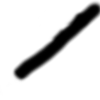
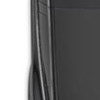
The second 100 × 100 image is a revision of the first. Changes to its layers:
added layer "Pasted Layer" above "ldoor.png" over [left=11, top=0, right=100, bottom=100]
painted on "ldoor.png" over [left=11, top=0, right=100, bottom=100]
